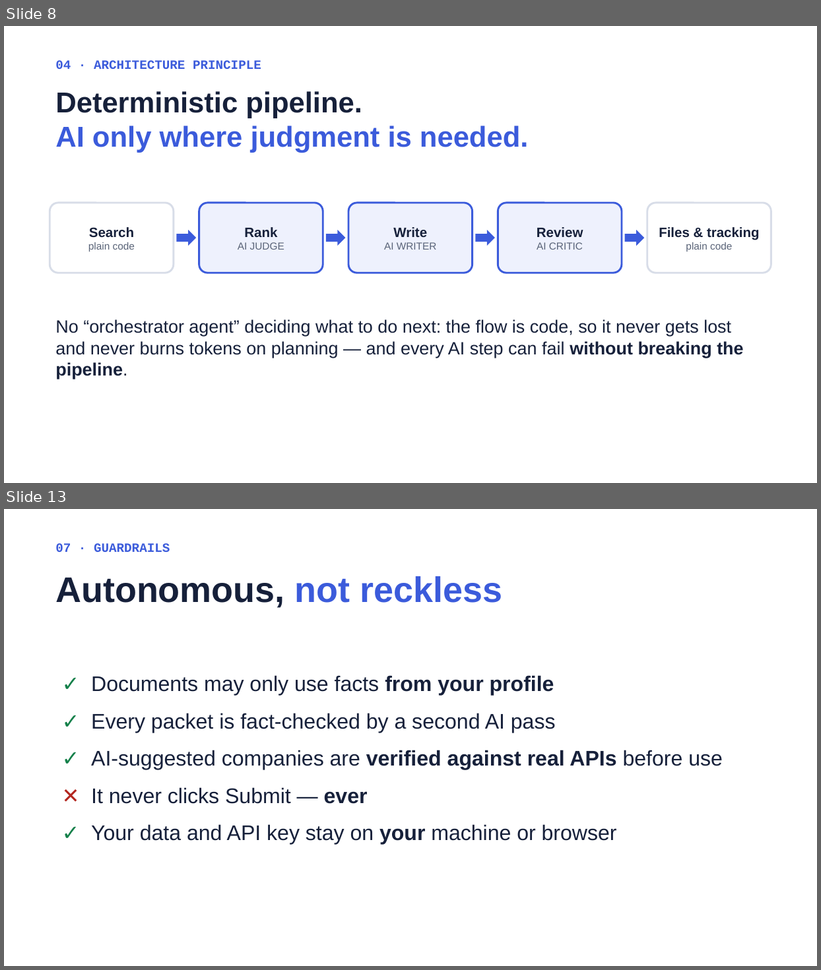
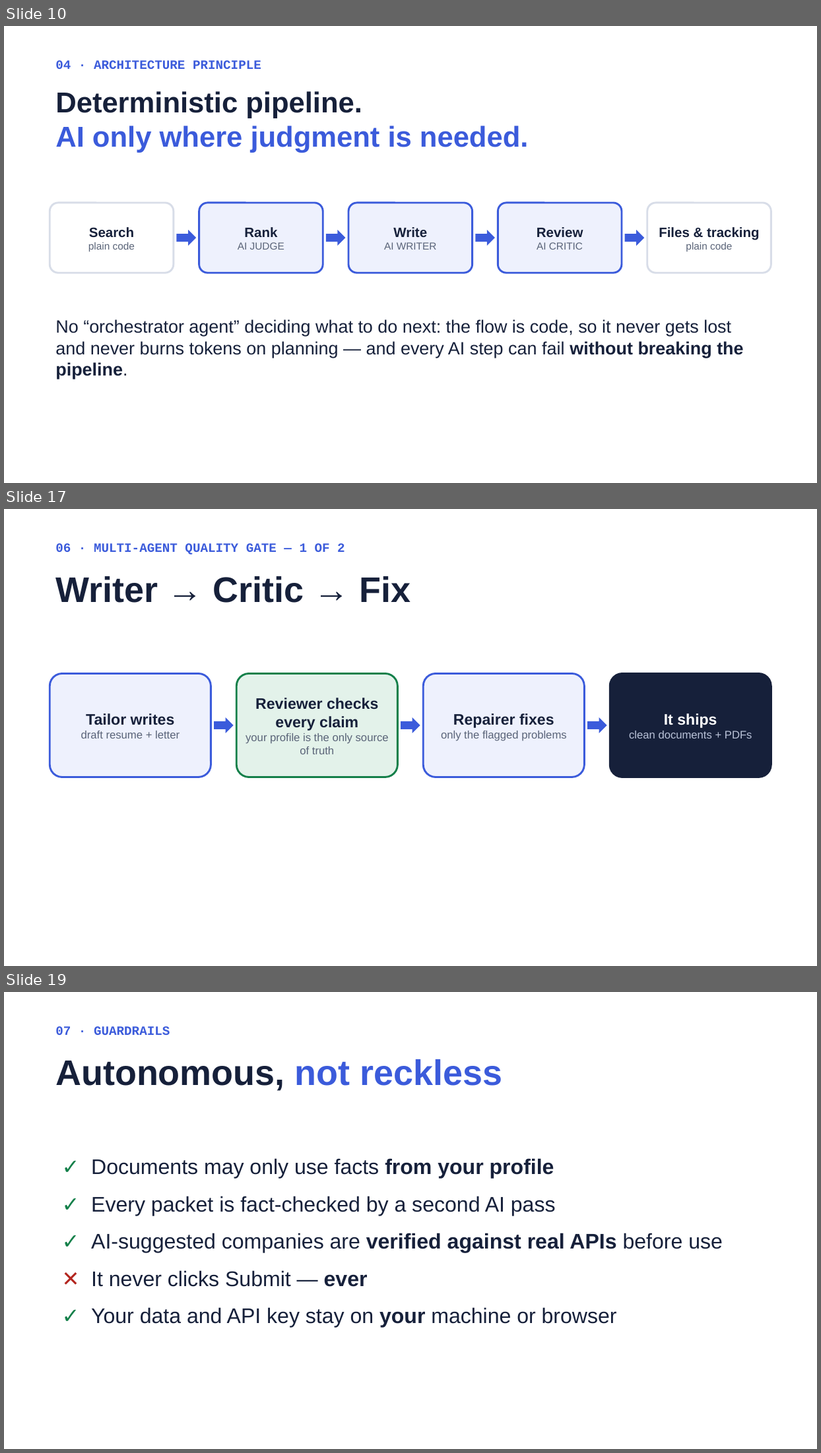
Before and after one commit to DavidZeff1/agent, a slide deck: presentation/Job Agent Presentation.pptx. Shown one above the other, each under a label of ours: slides 8 and 13 before the commit, slides 10, 17 and 19 after it; the slides between them are not shown. The pictures are 821x970 and 821x1453 pixels, drawn with LibreOffice and Linux fonts; fonts in the diff are those of the drawing. Boxes give left, top, right and bottom in pixels: in the first picture for what was removed or moved away, otherwise in the second. Text is boxed around its words. In the diff, an @@ line names an element or a change of style, - is before the commit and + after.

```diff
--- a/presentation/Job Agent Presentation.pptx
+++ b/presentation/Job Agent Presentation.pptx
@@ slide 17 added at bbox=[4, 509, 817, 966], background #FFFFFF @@
@@ text added at bbox=[55, 543, 345, 555], 15 pt, text #3B5BDB, bold @@
+06 · MULTI-AGENT QUALITY GATE — 1 OF 2
@@ text added at bbox=[55, 576, 411, 603], 42 pt, text #16203A, bold @@
+Writer → Critic → Fix
@@ rounded rectangle added at bbox=[50, 674, 211, 778], fill #EEF1FD, outline #3B5BDB 2.25 pt, 13 pt, text #5A6478 @@
+Tailor writes
+draft resume + letter
@@ rounded rectangle added at bbox=[236, 674, 397, 778], fill #E3F2EA, outline #14804A 2.25 pt, 13 pt, text #5A6478 @@
+Reviewer checks every claim
+your profile is the only source of truth
@@ rounded rectangle added at bbox=[424, 674, 585, 778], fill #EEF1FD, outline #3B5BDB 2.25 pt, 13 pt, text #5A6478 @@
+Repairer fixes
+only the flagged problems
@@ rounded rectangle added at bbox=[611, 674, 772, 778], fill #16203A, outline #16203A 2.25 pt, 13 pt, text #B9C2D8 @@
+It ships
+clean documents + PDFs
@@ right arrow added at bbox=[214, 718, 234, 733], fill #3B5BDB @@
@@ right arrow added at bbox=[401, 718, 420, 733], fill #3B5BDB @@
@@ right arrow added at bbox=[587, 718, 607, 733], fill #3B5BDB @@
@@ what was slide 8 is now slide 10 @@
@@ what was slide 13 is now slide 19 @@
```
Also in this commit, not shown: 6 slides changed, 8 other slides added, 1 slide removed, 2 other files.
